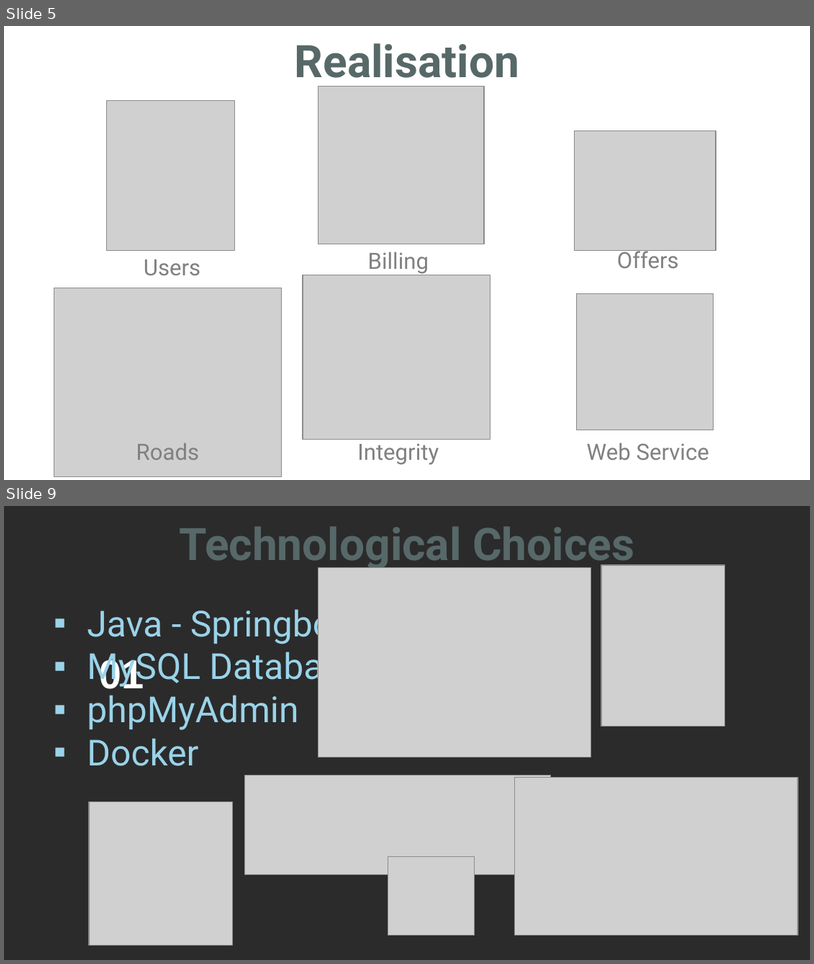
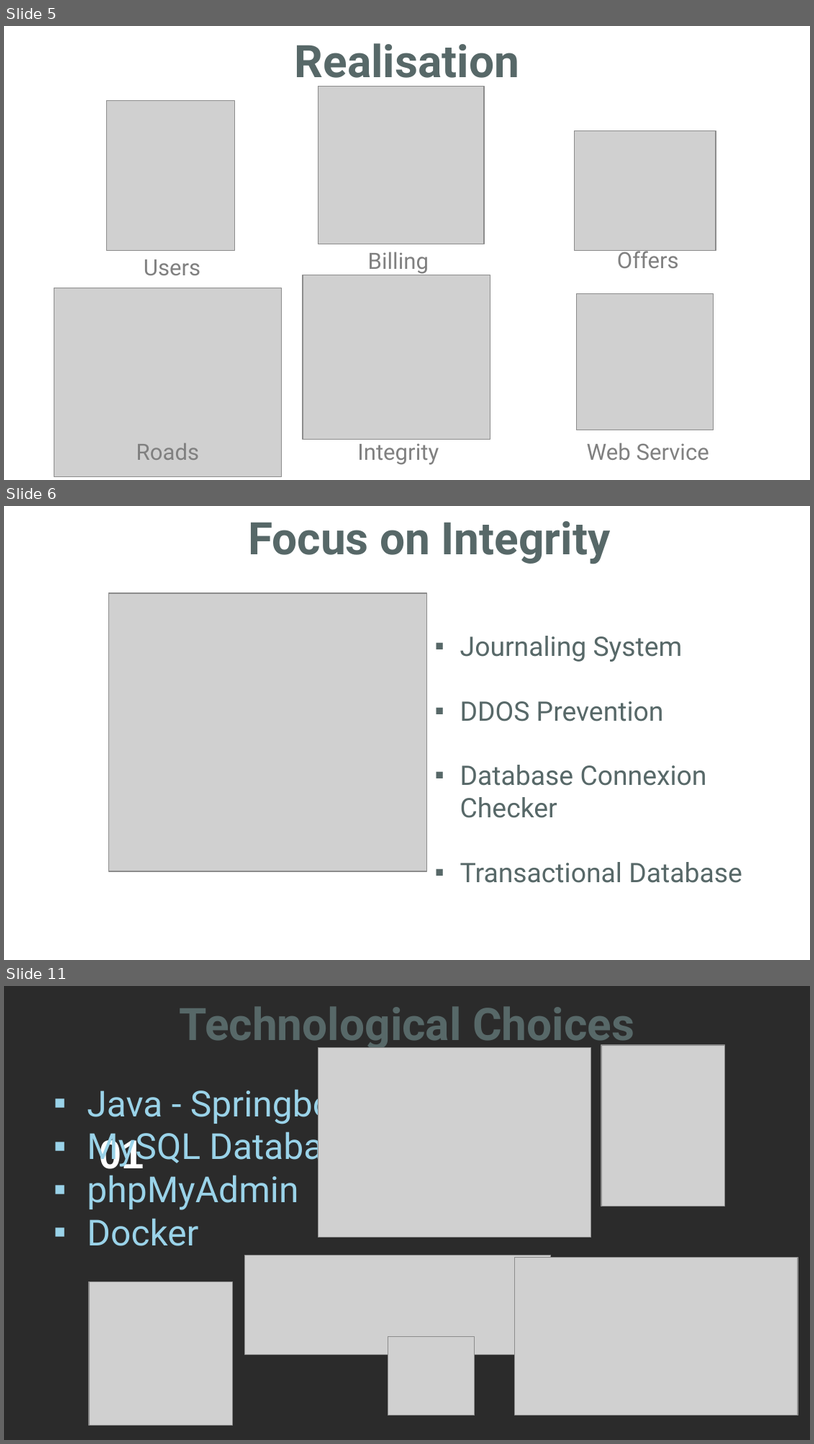
Before and after one commit to AmandineBenza/BlablaMove, a slide deck: src/main/resources/Presentations/BlablaMove_OralDefense.pptx. Shown one above the other, each under a label of ours: slides 5 and 9 before the commit, slides 5, 6 and 11 after it; the slides between them are not shown. The pictures are 814x964 and 814x1444 pixels, drawn with LibreOffice and Linux fonts; fonts in the diff are those of the drawing; grey boxes stand for pictures; background and template pictures are left out; a plain dark background stands for a picture behind light text. Boxes give left, top, right and bottom in pixels: in the first picture for what was removed or moved away, otherwise in the second. Text is boxed around its words. In the diff, an @@ line names an element or a change of style, - is before the commit and + after.

```diff
--- a/src/main/resources/Presentations/BlablaMove_OralDefense.pptx
+++ b/src/main/resources/Presentations/BlablaMove_OralDefense.pptx
@@ slide 6 added at <box>4,506,810,960</box>, background picture (left out) @@
@@ text added at <box>248,521,610,564</box>, 40 pt, text #576868, bold @@
+Focus on Integrity
@@ picture added at <box>109,593,427,871</box> @@
@@ text added at <box>460,636,743,883</box>, 24 pt, text #576868 @@
+▪ Journaling System
+▪ DDOS Prevention
+▪ Database Connexion Checker
+▪ Transactional Database
@@ text added at <box>412,691,430,723</box>, 28 pt, text #FFFFFF, bold @@
+▪ 2
@@ text added at <box>234,869,252,904</box>, 28 pt, text #FFFFFF, bold @@
+4
@@ what was slide 9 is now slide 11 @@
```
Also in this commit, not shown: 10 slides changed, 1 other slide added.
